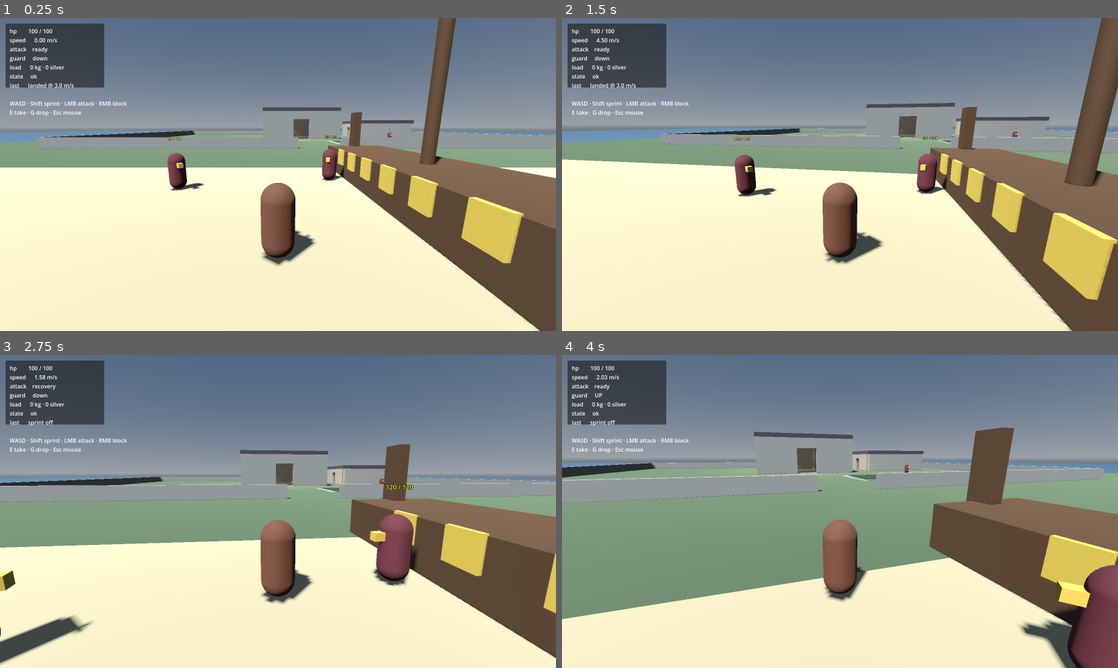
Above: before the commit, frames 1-4 (two rows, left to right).
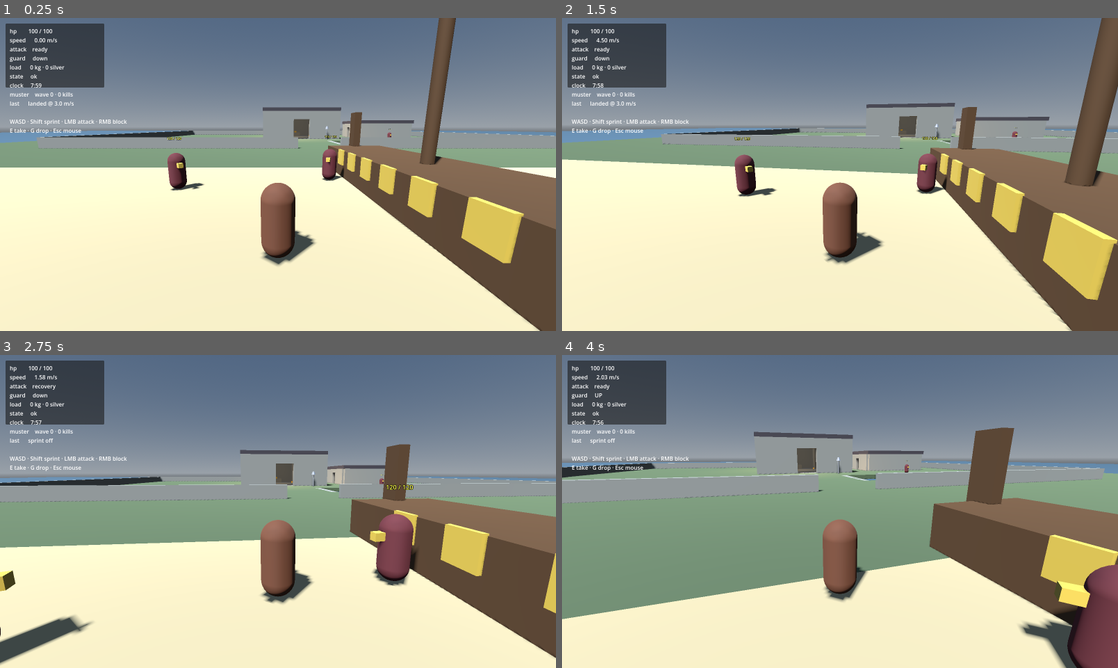
Above: after the commit, the same moments.

Repository: kurek775/first_game
Game: Godot game, scene res://scenes/main.tscn
Two runs of this game, one before a commit and one after it. Both use one fixed random seed, a clock stepped at 60 frames per second and the inputs below.
Inputs (mouse positions are in pixels of both pictures, inside the frame that each line leads up to):
- Up to frame 1 (0.25 s): no input
- Up to frame 2 (1.5 s): tap Enter at 0.5 s; move the mouse to (867, 174) at 0.52 s; hold W (move_forward) from 0.53 s (still down); click (867, 174) at 0.6 s; tap G (drop) at 0.8, 1.35 s; move the mouse to (812, 174) at 1.27 s
- Up to frame 3 (2.75 s): keep holding W (move_forward); tap Shift (sprint) at 1.55 s; move the mouse to (289, 505) at 2.02 s; hold Shift (sprint) from 2.03 s (still down); click (289, 505) at 2.3 s
- Up to frame 4 (4 s): keep holding W (move_forward); move the mouse to (834, 517) at 2.77 s; release Shift (sprint) at 2.78 s; click (834, 517) at 2.85 s; tap G (drop) at 3.05 s; move the mouse to (878, 514) at 3.52 s; hold Right mouse button (block) from 3.53 s (still down); tap Shift (sprint) at 3.8 s

The runs differ from the first frame. In frame 1, 0.6% of the frame differs, in the area x 1-60%, y 20-39%; in frame 2, 0.6%, in the area x 1-68%, y 20-39%; in frame 3, 0.6%; in frame 4, 0.6%.

Commit message:
Stage 6: the muster - alarm, escalating waves, the rider
Adds the two autoloads promised back at stage 1: Events (a global
signal bus) and Run (clock and tally). The bar for the bus is that the
sender cannot know the receiver - a spearman's eyes do not know a bell
exists, the bell does not know a director exists, and the HUD wants all
of it. Everything else still uses @export node links.

AlarmBell rings on proximity OR on any Perception anywhere reporting a
sighting, at most once per run.

MusterDirector sits inert until the bell, then sends waves that get
bigger (+1 body each) and arrive sooner (x0.82 each, floored at 11s),
capped at 14 alive so a long run does not become a slideshow. Spawn
points are found by GROUP, so adding one is "drop a Marker3D in the
group", not "edit the director".

The rider is the payoff for stage 4's node-based states: Enemy,
CharacterMotor, Health, Hurtbox, HitReaction and Dead are reused
verbatim and the only new file is Flee. He starts inside the walls,
runs for the nearest map-edge marker, and takes 90s off the clock if he
reaches it. He keeps a Hurtbox and takes knockback on purpose - hitting
him genuinely delays him, which is the only reason chasing is worth it.

Verified by driving with a compressed schedule: waves climb 1..7, alive
count climbs to the cap of 14, and the clock drops 96s across 6s of
wall time when the rider gets out - elapsed plus the 90s penalty.

One crash caught: Array.filter() returns an untyped Array which cannot
be assigned back to Array[Node3D], and it throws at runtime rather than
at parse time.

Co-Authored-By: Claude Opus 5 (1M context) <noreply@anthropic.com>

Diff:
--- a/project.godot
+++ b/project.godot
@@ -18,6 +18,11 @@
 config/description="A single-map Viking raid. Greed vs. survival on a timer."
 run/main_scene="res://scenes/main.tscn"
 config/features=PackedStringArray("4.7", "Forward Plus")
+
+[autoload]
+
+Events="*res://scripts/globals/event_bus.gd"
+Run="*res://scripts/globals/run_state.gd"
 
 [display]
 
--- /dev/null
+++ b/resources/materials/rider.tres
@@ -0,0 +1,6 @@
+[gd_resource type="StandardMaterial3D" format=3]
+
+[resource]
+resource_name = "rider"
+albedo_color = Color(0.2, 0.24, 0.42, 1)
+roughness = 0.8
--- /dev/null
+++ b/scenes/enemies/rider.tscn
@@ -0,0 +1,108 @@
+; Rider — the messenger. He does not fight; he runs for the map edge, and if he
+; gets there the levy learn exactly where you are and you lose 90 seconds.
+;
+; Proof that the stage 4 state-machine shape pays: Enemy, CharacterMotor,
+; Health, Hurtbox, HitReaction and the Dead state are reused verbatim. The only
+; new file in this enemy is Flee. He is taller and blue so he reads as
+; different at a glance, and faster than the levy so chasing him is a real
+; commitment.
+;
+; He keeps a Hurtbox and takes knockback on purpose: hitting him actually
+; delays him, which is the only reason chasing is worth trying.
+[gd_scene load_steps=14 format=3]
+
+[ext_resource type="Script" path="res://scripts/enemies/enemy.gd" id="1_enemy"]
+[ext_resource type="Script" path="res://scripts/motion/character_motor.gd" id="2_motor"]
+[ext_resource type="Script" path="res://scripts/combat/health.gd" id="3_health"]
+[ext_resource type="Script" path="res://scripts/combat/hurtbox.gd" id="4_hurtbox"]
+[ext_resource type="Script" path="res://scripts/combat/melee_attack.gd" id="5_melee"]
+[ext_resource type="Script" path="res://scripts/combat/hit_reaction.gd" id="6_reaction"]
+[ext_resource type="Script" path="res://scripts/ai/perception.gd" id="7_perception"]
+[ext_resource type="Script" path="res://scripts/ai/state_machine.gd" id="8_machine"]
+[ext_resource type="Script" path="res://scripts/ai/states/flee_state.gd" id="9_flee"]
+[ext_resource type="Script" path="res://scripts/ai/states/dead_state.gd" id="10_dead"]
+[ext_resource type="Material" path="res://resources/materials/rider.tres" id="11_mat"]
+
+[sub_resource type="CapsuleShape3D" id="CapsuleShape3D_body"]
+radius = 0.4
+height = 2.2
+
+[sub_resource type="CapsuleMesh" id="CapsuleMesh_body"]
+material = ExtResource("11_mat")
+radius = 0.4
+height = 2.2
+
+[node name="Rider" type="CharacterBody3D" groups=["enemy", "rider"]]
+collision_layer = 4
+collision_mask = 1
+floor_max_angle = 0.872665
+script = ExtResource("1_enemy")
+turn_speed = 10.0
+
+[node name="Collision" type="CollisionShape3D" parent="."]
+transform = Transform3D(1, 0, 0, 0, 1, 0, 0, 0, 1, 0, 1.1, 0)
+shape = SubResource("CapsuleShape3D_body")
+
+[node name="Visual" type="Node3D" parent="."]
+
+[node name="Body" type="MeshInstance3D" parent="Visual"]
+transform = Transform3D(1, 0, 0, 0, 1, 0, 0, 0, 1, 0, 1.1, 0)
+mesh = SubResource("CapsuleMesh_body")
+
+[node name="Eyes" type="Node3D" parent="Visual"]
+transform = Transform3D(1, 0, 0, 0, 1, 0, 0, 0, 1, 0, 1.9, 0)
+
+[node name="Motor" type="Node" parent="."]
+script = ExtResource("2_motor")
+walk_speed = 6.8
+sprint_speed = 6.8
+
+[node name="Health" type="Node" parent="."]
+script = ExtResource("3_health")
+max_health = 45.0
+
+[node name="Hurtbox" type="Area3D" parent="." node_paths=PackedStringArray("body", "health")]
+collision_layer = 8
+collision_mask = 0
+monitoring = false
+script = ExtResource("4_hurtbox")
+body = NodePath("..")
+health = NodePath("../Health")
+
+[node name="Collision" type="CollisionShape3D" parent="Hurtbox"]
+transform = Transform3D(1, 0, 0, 0, 1, 0, 0, 0, 1, 0, 1.1, 0)
+shape = SubResource("CapsuleShape3D_body")
+
+[node name="HitReaction" type="Node" parent="." node_paths=PackedStringArray("motor")]
+script = ExtResource("6_reaction")
+motor = NodePath("../Motor")
+stagger_time = 0.4
+
+[node name="MeleeAttack" type="Node" parent="."]
+script = ExtResource("5_melee")
+
+[node name="NavigationAgent3D" type="NavigationAgent3D" parent="."]
+path_desired_distance = 0.8
+target_desired_distance = 1.5
+path_height_offset = 0.5
+radius = 0.5
+avoidance_enabled = false
+
+[node name="Perception" type="Node" parent="." node_paths=PackedStringArray("body", "eyes", "facing")]
+script = ExtResource("7_perception")
+body = NodePath("..")
+eyes = NodePath("../Visual/Eyes")
+facing = NodePath("../Visual")
+sight_range = 5.0
+
+[node name="StateMachine" type="Node" parent="." node_paths=PackedStringArray("actor", "initial_state")]
+script = ExtResource("8_machine")
+actor = NodePath("..")
+initial_state = NodePath("Flee")
+
+[node name="Flee" type="Node" parent="StateMachine"]
+script = ExtResource("9_flee")
+arrive_distance = 3.0
+
+[node name="Dead" type="Node" parent="StateMachine"]
+script = ExtResource("10_dead")
--- a/scenes/main.tscn
+++ b/scenes/main.tscn
@@ -15,6 +15,10 @@
 [ext_resource type="NavigationMesh" path="res://resources/navigation/island_navmesh.tres" id="7_navmesh"]
 [ext_resource type="PackedScene" path="res://scenes/enemies/levy_spearman.tscn" id="8_spearman"]
 [ext_resource type="PackedScene" path="res://scenes/loot/loot_item.tscn" id="9_loot"]
+[ext_resource type="PackedScene" path="res://scenes/enemies/rider.tscn" id="10_rider"]
+[ext_resource type="Script" path="res://scripts/muster/muster_director.gd" id="11_director"]
+[ext_resource type="Script" path="res://scripts/muster/alarm_bell.gd" id="12_bell"]
+[ext_resource type="Material" path="res://resources/materials/silver.tres" id="13_silver"]
 
 [sub_resource type="ProceduralSkyMaterial" id="ProceduralSkyMaterial_sky"]
 sky_top_color = Color(0.29, 0.38, 0.5, 1)
@@ -24,6 +28,19 @@
 
 [sub_resource type="Sky" id="Sky_sky"]
 sky_material = SubResource("ProceduralSkyMaterial_sky")
+
+[sub_resource type="CylinderMesh" id="CylinderMesh_bellpost"]
+top_radius = 0.12
+bottom_radius = 0.12
+height = 3.0
+
+[sub_resource type="CylinderMesh" id="CylinderMesh_bell"]
+top_radius = 0.16
+bottom_radius = 0.42
+height = 0.7
+
+[sub_resource type="SphereShape3D" id="SphereShape3D_bellzone"]
+radius = 5.0
 
 [sub_resource type="Environment" id="Environment_env"]
 background_mode = 2
@@ -134,6 +151,65 @@
 [node name="Mesh" parent="LootHoard"]
 transform = Transform3D(1.6, 0, 0, 0, 1.6, 0, 0, 0, 1.6, 0, 0, 0)
 
+
+; ---------------------------------------------------------------- the muster
+; Bell by the church door. Rings on proximity OR when any enemy anywhere
+; reports seeing the player (via the Events bus) -- whichever happens first.
+[node name="AlarmBell" type="Area3D" parent="." groups=["alarm"]]
+transform = Transform3D(1, 0, 0, 0, 1, 0, 0, 0, 1, 6, 0, -9)
+collision_layer = 0
+collision_mask = 2
+script = ExtResource("12_bell")
+
+[node name="Collision" type="CollisionShape3D" parent="AlarmBell"]
+transform = Transform3D(1, 0, 0, 0, 1, 0, 0, 0, 1, 0, 1, 0)
+shape = SubResource("SphereShape3D_bellzone")
+
+[node name="Post" type="MeshInstance3D" parent="AlarmBell"]
+transform = Transform3D(1, 0, 0, 0, 1, 0, 0, 0, 1, 0, 1.5, 0)
+mesh = SubResource("CylinderMesh_bellpost")
+
+[node name="Bell" type="MeshInstance3D" parent="AlarmBell"]
+transform = Transform3D(1, 0, 0, 0, 1, 0, 0, 0, 1, 0, 2.9, 0)
+mesh = SubResource("CylinderMesh_bell")
+surface_material_override/0 = ExtResource("13_silver")
+
+; Levy arrive from off the map and have to path in through the gate.
+[node name="SpawnSouth" type="Marker3D" parent="." groups=["spawn_point"]]
+transform = Transform3D(1, 0, 0, 0, 1, 0, 0, 0, 1, 0, 0.2, 26)
+
+[node name="SpawnWest" type="Marker3D" parent="." groups=["spawn_point"]]
+transform = Transform3D(1, 0, 0, 0, 1, 0, 0, 0, 1, -48, 0.2, -18)
+
+[node name="SpawnEast" type="Marker3D" parent="." groups=["spawn_point"]]
+transform = Transform3D(1, 0, 0, 0, 1, 0, 0, 0, 1, 48, 0.2, -18)
+
+[node name="SpawnNorth" type="Marker3D" parent="." groups=["spawn_point"]]
+transform = Transform3D(1, 0, 0, 0, 1, 0, 0, 0, 1, 0, 0.2, -52)
+
+; The rider starts INSIDE the walls -- he is carrying the message out.
+[node name="RiderStart" type="Marker3D" parent="." groups=["rider_start"]]
+transform = Transform3D(1, 0, 0, 0, 1, 0, 0, 0, 1, -14, 0.2, -6)
+
+; ...and runs for whichever of these is nearest.
+[node name="EscapeNorth" type="Marker3D" parent="." groups=["escape_point"]]
+transform = Transform3D(1, 0, 0, 0, 1, 0, 0, 0, 1, 0, 0.2, -57)
+
+[node name="EscapeWest" type="Marker3D" parent="." groups=["escape_point"]]
+transform = Transform3D(1, 0, 0, 0, 1, 0, 0, 0, 1, -57, 0.2, -10)
+
+[node name="MusterDirector" type="Node" parent="."]
+script = ExtResource("11_director")
+enemy_scene = ExtResource("8_spearman")
+rider_scene = ExtResource("10_rider")
+first_wave_delay = 14.0
+wave_interval = 34.0
+interval_decay = 0.82
+min_interval = 11.0
+first_wave_count = 1
+count_growth = 1
+max_alive = 14
+
 [node name="DebugHud" type="CanvasLayer" parent="." node_paths=PackedStringArray("player")]
 script = ExtResource("2_hud")
 player = NodePath("../Player")
--- a/scripts/ai/perception.gd
+++ b/scripts/ai/perception.gd
@@ -42,6 +42,10 @@
 	_visible = now
 	if now:
 		target_spotted.emit(target)
+		# Also announce globally: the alarm bell has no way to find every pair
+		# of eyes on the island, and should not have to.
+		if target_group == "player":
+			Events.player_spotted.emit(target)
 	else:
 		target_lost.emit()
 
--- a/scripts/ai/states/dead_state.gd
+++ b/scripts/ai/states/dead_state.gd
@@ -18,4 +18,5 @@
 	actor.set_collision_layer_value(3, false)
 
 	actor.perception.set_physics_process(false)
+	Events.enemy_killed.emit(actor)
 	actor.visual.rotation.z = deg_to_rad(topple_degrees)
--- /dev/null
+++ b/scripts/ai/states/flee_state.gd
@@ -0,0 +1,53 @@
+## Flee — get off the island and tell the levy where the raiders are.
+##
+## The rider's whole purpose. He does not fight, he does not care that you are
+## chasing him; he runs for the nearest escape marker and, if he reaches it,
+## takes 90 seconds off your clock.
+extends State
+
+## Marker group to run toward.
+@export var exit_group := "escape_point"
+## How close counts as gone.
+@export_range(0.5, 20.0, 0.5) var arrive_distance := 3.0
+
+var _exit: Node3D
+
+
+func enter() -> void:
+	_exit = _nearest_exit()
+
+
+func tick(delta: float) -> void:
+	# Knockback still lands on him — hitting the rider genuinely delays him,
+	# which is the only reason chasing him is worth trying.
+	if actor.reaction.is_staggered():
+		actor.stop()
+		return
+
+	if _exit == null:
+		_exit = _nearest_exit()
+		if _exit == null:
+			actor.stop()
+			return
+
+	var goal := _exit.global_position
+	actor.move_toward_point(goal)
+	actor.face(goal, delta)
+
+	if actor.global_position.distance_to(goal) <= arrive_distance:
+		Events.rider_escaped.emit()
+		actor.queue_free()
+
+
+func _nearest_exit() -> Node3D:
+	var best: Node3D = null
+	var best_distance := INF
+	for node in actor.get_tree().get_nodes_in_group(exit_group):
+		var marker := node as Node3D
+		if marker == null:
+			continue
+		var distance := actor.global_position.distance_to(marker.global_position)
+		if distance < best_distance:
+			best_distance = distance
+			best = marker
+	return best
--- /dev/null
+++ b/scripts/globals/event_bus.gd
@@ -0,0 +1,22 @@
+## Events — the one global signal bus, autoloaded as `Events`.
+##
+## Everything so far has used direct @export node links, which is right for
+## things that live in the same scene. The muster is the first system where the
+## sender genuinely cannot know the receiver: a spearman's eyes do not know a
+## bell exists, the bell does not know a spawn director exists, and the HUD
+## wants all of it. That is what a bus is for.
+##
+## Keep it to facts about the world. Nothing here should carry a command
+## ("spawn a wave"); it carries what happened ("the alarm was raised") and lets
+## each listener decide what that means for it.
+extends Node
+
+## Someone saw the player. Emitted by every Perception node.
+signal player_spotted(who: Node3D)
+## The bell went. Only ever fires once per run.
+signal alarm_raised(where: Vector3)
+## A muster wave landed.
+signal wave_spawned(index: int, count: int)
+## The rider got off the island. The levy now knows exactly where you are.
+signal rider_escaped
+signal enemy_killed(enemy: Node3D)
--- /dev/null
+++ b/scripts/globals/run_state.gd
@@ -0,0 +1,71 @@
+## Run — the state of one raid, autoloaded as `Run`.
+##
+## Owns the clock, the tally, and nothing else. It does not know what a
+## longship is; stage 7's extraction volume calls finish() on it.
+extends Node
+
+signal time_changed(remaining: float)
+signal ended(outcome: String, summary: Dictionary)
+
+const RUN_SECONDS := 480.0
+## Seconds torn off the clock when the rider gets away.
+const RIDER_PENALTY := 90.0
+
+var time_remaining := RUN_SECONDS
+var kills := 0
+var alarm_raised := false
+var rider_escaped := false
+var finished := false
+var outcome := ""
+
+
+func _ready() -> void:
+	Events.enemy_killed.connect(func(_e: Node3D) -> void: kills += 1)
+	Events.alarm_raised.connect(func(_w: Vector3) -> void: alarm_raised = true)
+	Events.rider_escaped.connect(_on_rider_escaped)
+
+
+func _process(delta: float) -> void:
+	if finished:
+		return
+	time_remaining = maxf(0.0, time_remaining - delta)
+	time_changed.emit(time_remaining)
+	if is_zero_approx(time_remaining):
+		finish("caught")
+
+
+func elapsed() -> float:
+	return RUN_SECONDS - time_remaining
+
+
+func finish(reason: String, extra: Dictionary = {}) -> void:
+	if finished:
+		return
+	finished = true
+	outcome = reason
+	var summary := {
+		"outcome": reason,
+		"kills": kills,
+		"elapsed": elapsed(),
+		"time_left": time_remaining,
+		"alarm_raised": alarm_raised,
+		"rider_escaped": rider_escaped,
+	}
+	summary.merge(extra, true)
+	ended.emit(reason, summary)
+
+
+## Restart without reloading the scene. Used by the run-summary screen.
+func reset() -> void:
+	time_remaining = RUN_SECONDS
+	kills = 0
+	alarm_raised = false
+	rider_escaped = false
+	finished = false
+	outcome = ""
+
+
+func _on_rider_escaped() -> void:
+	rider_escaped = true
+	time_remaining = maxf(0.0, time_remaining - RIDER_PENALTY)
+	time_changed.emit(time_remaining)
--- /dev/null
+++ b/scripts/muster/alarm_bell.gd
@@ -0,0 +1,41 @@
+## AlarmBell — turns "you have been noticed" into a single world event.
+##
+## Rings on either of two triggers: a monk sees you (any Perception anywhere
+## reports it on the bus), or you walk right up to the bell yourself. Fires at
+## most once per run, because everything downstream escalates and a bell that
+## can ring twice would double the muster.
+class_name AlarmBell
+extends Area3D
+
+signal rung
+
+## Ring if the player walks within the trigger volume, on the fiction that a
+## monk beat you to the rope.
+@export var ring_on_proximity := true
+## Ring when any enemy anywhere reports seeing the player.
+@export var ring_on_spotted := true
+
+var _rung := false
+
+
+func _ready() -> void:
+	body_entered.connect(_on_body_entered)
+	if ring_on_spotted:
+		Events.player_spotted.connect(func(_who: Node3D) -> void: ring())
+
+
+func has_rung() -> bool:
+	return _rung
+
+
+func ring() -> void:
+	if _rung:
+		return
+	_rung = true
+	rung.emit()
+	Events.alarm_raised.emit(global_position)
+
+
+func _on_body_entered(body: Node3D) -> void:
+	if ring_on_proximity and body.is_in_group("player"):
+		ring()
--- /dev/null
+++ b/scripts/muster/muster_director.gd
@@ -0,0 +1,114 @@
+## MusterDirector — the pressure.
+##
+## Sits inert until the alarm, then spawns waves that get bigger and arrive
+## sooner. It never decides where the player is or what a wave does when it
+## lands; it only decides that one exists.
+##
+## Spawn points are found by GROUP rather than by an exported array, because a
+## hand-written .tscn cannot express Array[Node3D] cleanly and because adding a
+## spawn point should be "drop a Marker3D in the group", not "edit the director".
+class_name MusterDirector
+extends Node
+
+@export var enemy_scene: PackedScene
+@export var rider_scene: PackedScene
+## Where spawned levy appear, and where the rider runs to.
+@export var spawn_group := "spawn_point"
+## Where the rider starts. He carries the message OUT of the monastery, so he
+## must not spawn at the map edge like the levy do.
+@export var rider_spawn_group := "rider_start"
+
+@export_group("Escalation")
+## Grace period after the bell before the first wave shows up.
+@export_range(0.0, 120.0, 0.5) var first_wave_delay := 14.0
+## Gap before wave 2. Every wave after that is `interval_decay` of the last.
+@export_range(2.0, 180.0, 0.5) var wave_interval := 34.0
+@export_range(0.3, 1.0, 0.01) var interval_decay := 0.82
+@export_range(2.0, 60.0, 0.5) var min_interval := 11.0
+@export_range(1, 10) var first_wave_count := 1
+## Extra bodies added per wave.
+@export_range(0, 5) var count_growth := 1
+## Hard ceiling on living spawned levy, so a long run does not become a
+## slideshow. Waves still tick; they just come up short.
+@export_range(1, 60) var max_alive := 14
+
+var wave := 0
+
+var _armed := false
+var _timer := 0.0
+var _interval := 0.0
+var _spawned: Array[Node3D] = []
+var _rider_sent := false
+
+
+func _ready() -> void:
+	Events.alarm_raised.connect(_on_alarm_raised)
+	set_physics_process(false)
+
+
+func alive_count() -> int:
+	# Not .filter(): it returns an untyped Array, which cannot be assigned back
+	# to Array[Node3D] and throws at runtime rather than at parse time.
+	var living: Array[Node3D] = []
+	for enemy in _spawned:
+		if is_instance_valid(enemy):
+			living.append(enemy)
+	_spawned = living
+	return _spawned.size()
+
+
+func _on_alarm_raised(_where: Vector3) -> void:
+	if _armed:
+		return
+	_armed = true
+	_timer = first_wave_delay
+	_interval = wave_interval
+	set_physics_process(true)
+
+
+func _physics_process(delta: float) -> void:
+	if Run.finished:
+		set_physics_process(false)
+		return
+
+	_timer -= delta
+	if _timer > 0.0:
+		return
+
+	_send_wave()
+	_timer = _interval
+	_interval = maxf(min_interval, _interval * interval_decay)
+
+
+func _send_wave() -> void:
+	wave += 1
+
+	# The rider goes out with the first wave: killing him is a chance to keep
+	# the clock, not a thing you can pre-empt.
+	if not _rider_sent and rider_scene != null:
+		_rider_sent = true
+		_spawn(rider_scene, rider_spawn_group)
+
+	var wanted := first_wave_count + count_growth * (wave - 1)
+	var room := max_alive - alive_count()
+	var count := clampi(wanted, 0, room)
+
+	for i in count:
+		_spawn(enemy_scene)
+
+	Events.wave_spawned.emit(wave, count)
+
+
+func _spawn(scene: PackedScene, group := "") -> void:
+	var points := get_tree().get_nodes_in_group(group if group != "" else spawn_group)
+	if points.is_empty() or scene == null:
+		push_warning("MusterDirector: no spawn points in group '%s'" % (group if group != "" else spawn_group))
+		return
+
+	var point: Node3D = points.pick_random()
+	var enemy: Node3D = scene.instantiate()
+	# Add to the same parent the spawn point lives under, so spawned bodies end
+	# up beside the level rather than parented to the director.
+	point.get_parent().add_child(enemy)
+	enemy.global_position = point.global_position + Vector3(randf_range(-1.5, 1.5), 0.0, randf_range(-1.5, 1.5))
+	_spawned.append(enemy)
--- a/scripts/ui/debug_hud.gd
+++ b/scripts/ui/debug_hud.gd
@@ -16,6 +16,8 @@
 
 @onready var _label: Label = $Panel/Label
 
+var _director: MusterDirector
+
 var _last_event := "-"
 
 
@@ -24,6 +26,13 @@
 		_label.text = "DebugHud: no player assigned"
 		set_process(false)
 		return
+
+	_director = get_tree().current_scene.find_child("MusterDirector", true, false) as MusterDirector
+
+	Events.alarm_raised.connect(func(_w: Vector3) -> void: _last_event = "ALARM RAISED")
+	Events.wave_spawned.connect(func(i: int, n: int) -> void: _last_event = "wave %d: %d levy" % [i, n])
+	Events.rider_escaped.connect(func() -> void: _last_event = "rider escaped! -90s")
+	Events.enemy_killed.connect(func(e: Node3D) -> void: _last_event = "killed %s" % e.name)
 
 	player.sprint_changed.connect(_on_sprint_changed)
 	player.landed.connect(_on_landed)
@@ -55,11 +64,22 @@
 			"" if player.carrier.has_free_hands() else "  HANDS FULL",
 		],
 		"state     %s" % _state_name(),
+		"clock     %s%s" % [_clock(), "  ALARM" if Run.alarm_raised else ""],
+		"muster    wave %d · %d kills%s" % [
+			_director.wave if _director != null else 0,
+			Run.kills,
+			"  RIDER AWAY" if Run.rider_escaped else "",
+		],
 		"last      %s" % _last_event,
 		"",
 		"WASD · Shift sprint · LMB attack · RMB block",
 		"E take · G drop · Esc mouse",
 	])
+
+
+func _clock() -> String:
+	var t := Run.time_remaining
+	return "%d:%02d" % [int(t) / 60, int(t) % 60]
 
 
 func _phase_name() -> String:
Not shown, changed: .claude/skills/run-lindisfarne/driver.gd
Not shown: 1 places in scenes/main.tscn that only renumber resources
Not shown, added: scripts/ai/states/flee_state.gd.uid
Not shown, added: scripts/globals/event_bus.gd.uid
Not shown, added: scripts/globals/run_state.gd.uid
Not shown, added: scripts/muster/alarm_bell.gd.uid
Not shown, added: scripts/muster/muster_director.gd.uid
Not shown, added: .claude/skills/run-lindisfarne/muster.sh
